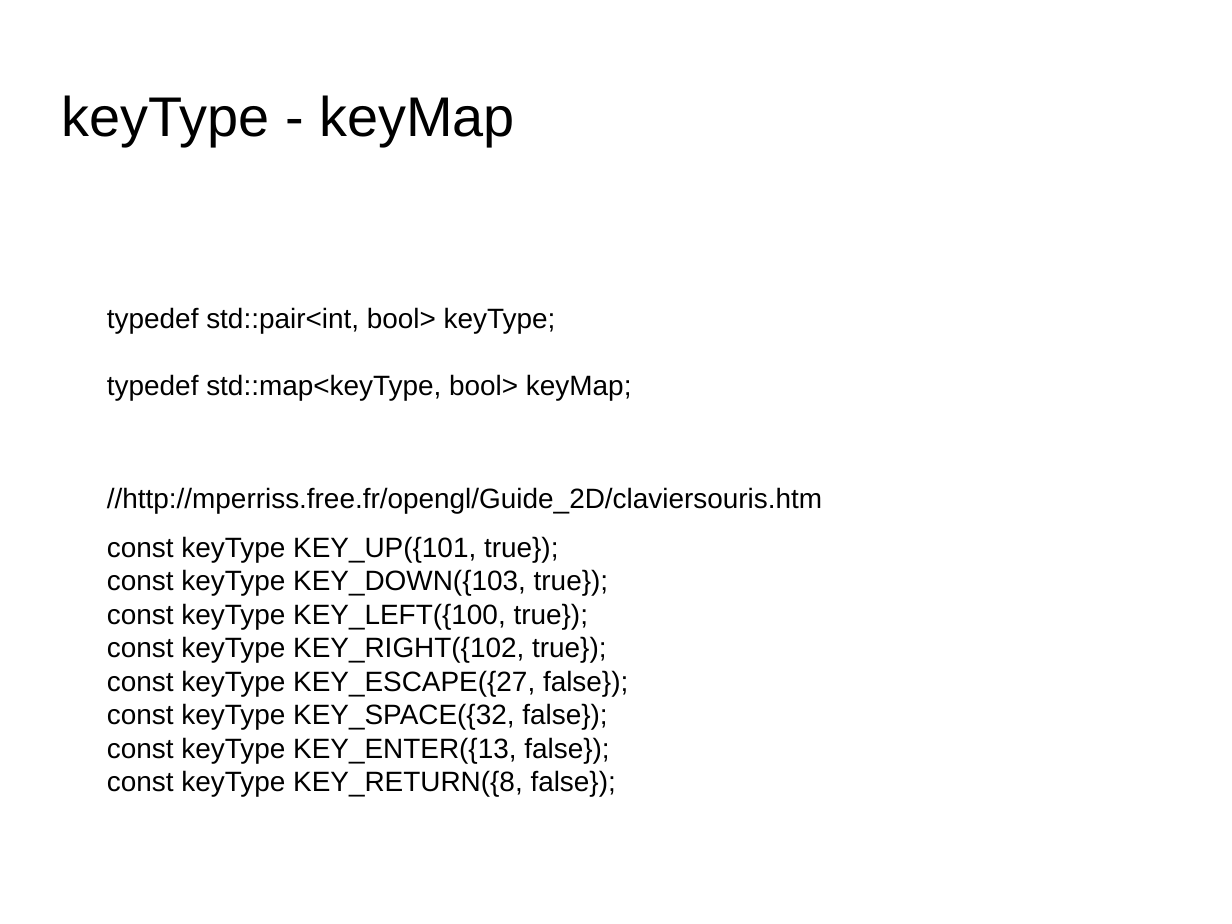
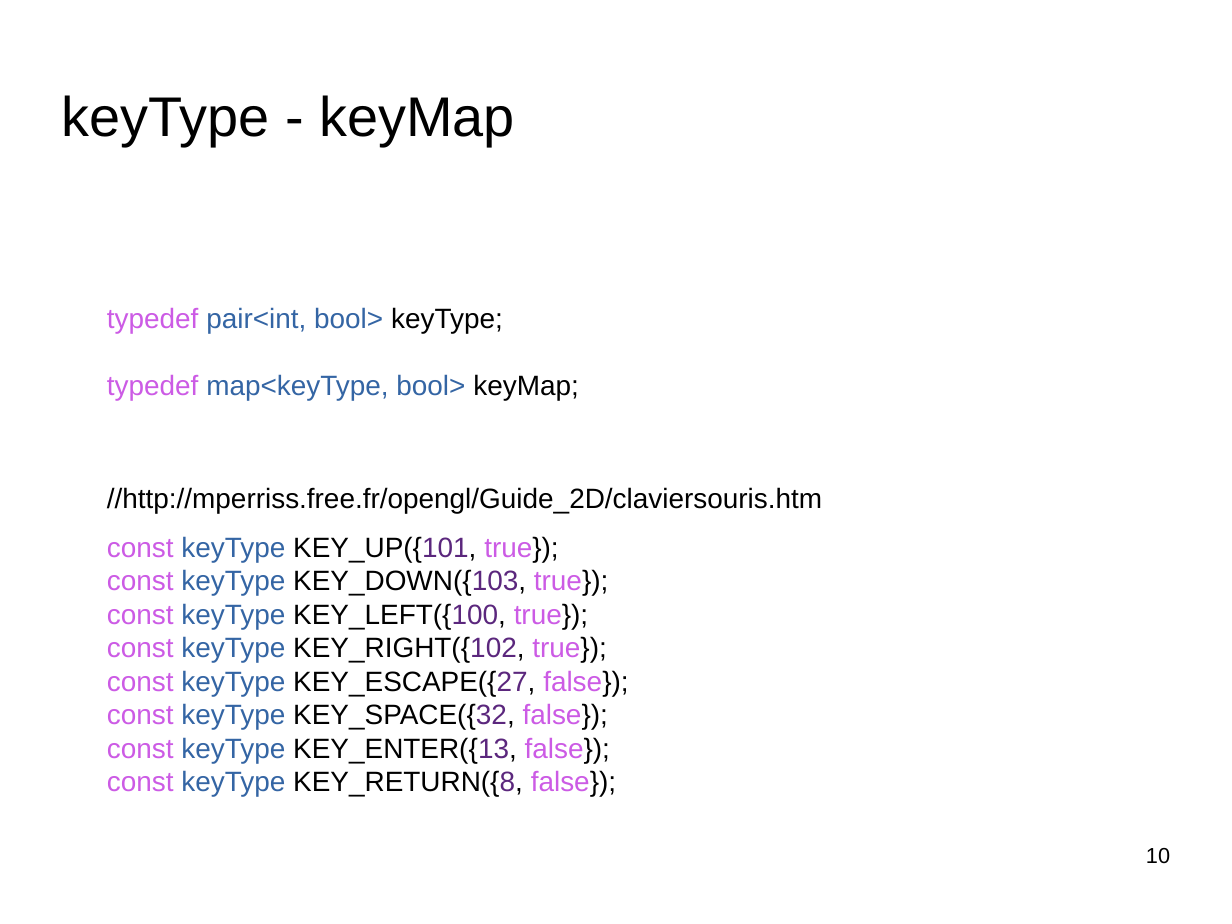
Before and after one commit to nponsard/G2_G4_Bennacer_Lesbros_MathieuDrif_Ponsard_Tritz, a slide deck: slide 10 of docs/Presentation.odp (slide 12 before the commit). Drawn at 1232x924 pixels with LibreOffice and Linux fonts; fonts in the diff are those of the drawing; background and template pictures are left out. Boxes give left, top, right and bottom in pixels: in the first picture for what was removed or moved away, otherwise in the second. Text is boxed around its words. In the diff, an @@ line names an element or a change of style, - is before the commit and + after.

```diff
--- a/docs/Presentation.odp
+++ b/docs/Presentation.odp
@@ text at [107,307,578,400]: text changed; text colour #000000 to #3465A4 @@
-typedef std::pair<int, bool> keyType;
-typedef std::map<keyType, bool> keyMap;
+typedef pair<int, bool> keyType;
+typedef map<keyType, bool> keyMap;
@@ text "const keyType KEY_UP({101, true});" at [107,536,628,796]: text colour #000000 to #CC5BE5 in "const true});", "const true});", "const true});", "const true});" and 4 more places; text colour #000000 to #3465A4 in "keyType", "keyType", "keyType", "keyType" and 4 more places; text colour #000000 to #5B277D in "KEY_UP({101,", "KEY_DOWN({103,", "KEY_LEFT({100,", "KEY_RIGHT({102," and 4 more places @@
@@ page number added at [1146,848,1170,864], 14 pt, text #000000 @@
+10
```
Also in this commit, not shown: 7 other slides changed, 4 slides added, 6 slides removed.
